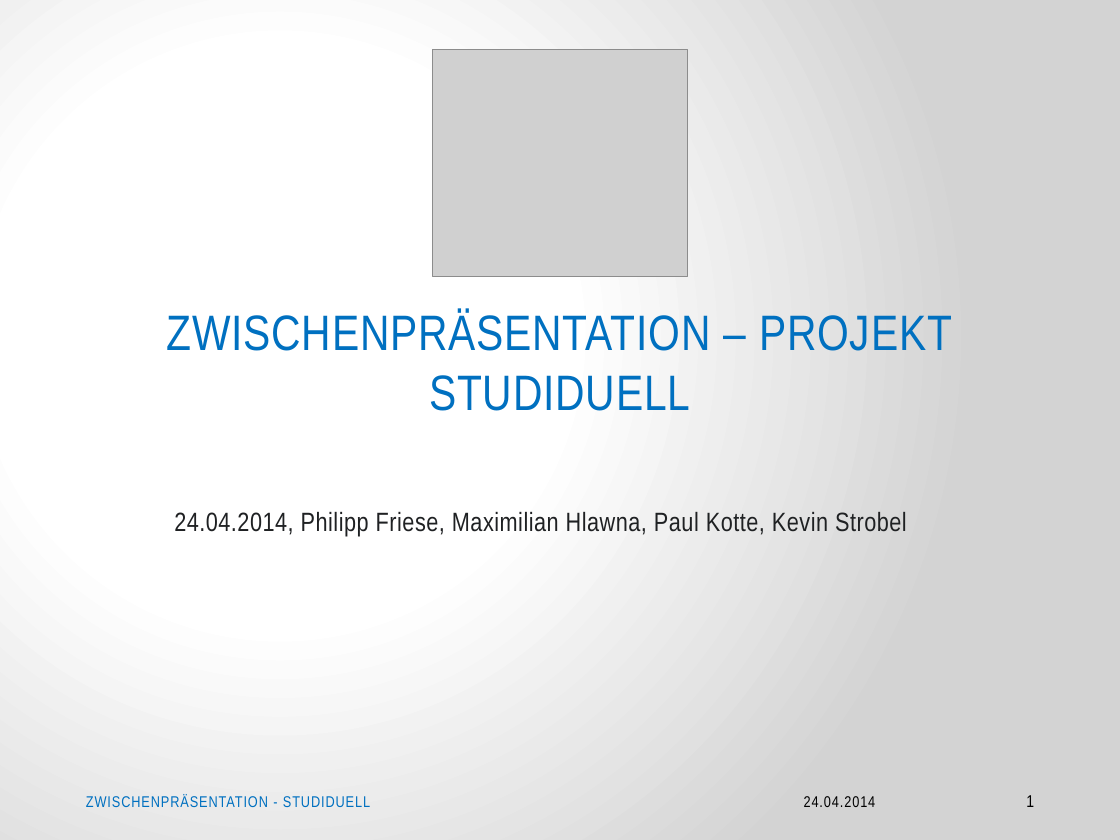
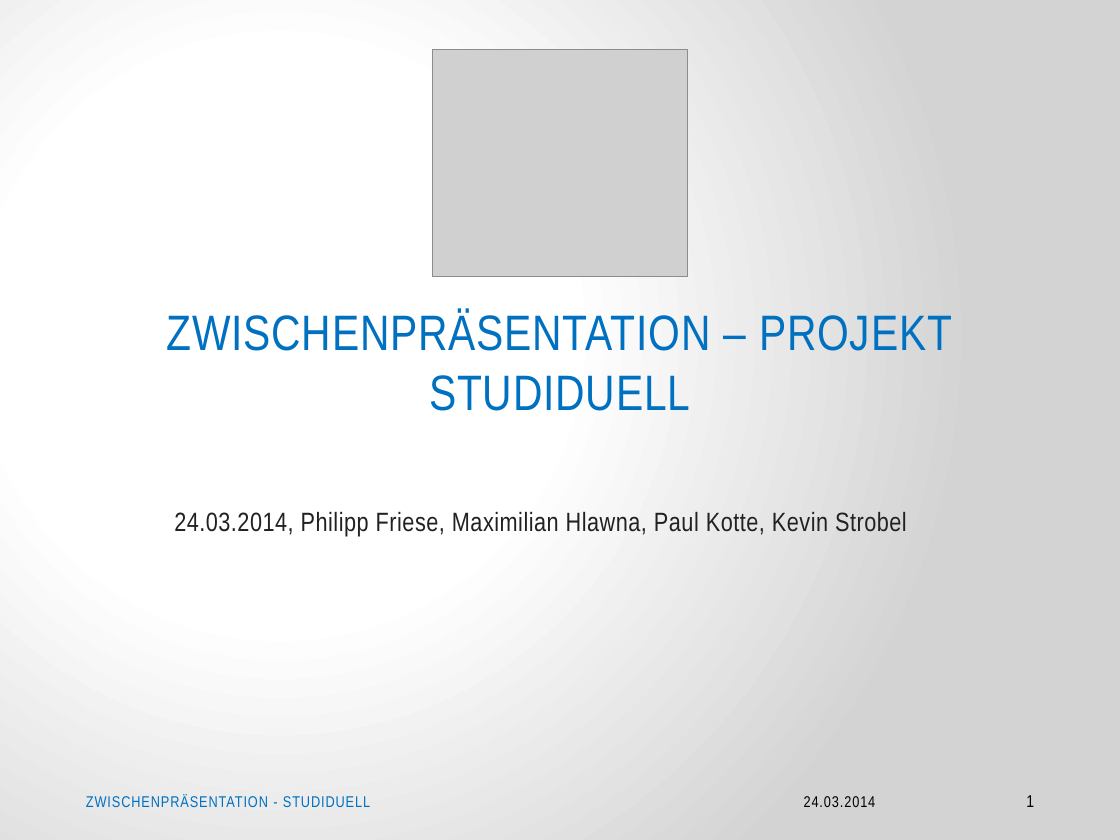
Before and after one commit to Jessi93/Quizduell, a slide deck: slide 1 of Documents/Zwischenpräsentation/Zwischenpräsentation – Projekt Studiduell.pptx. Drawn at 1120x840 pixels with LibreOffice and Linux fonts; fonts in the diff are those of the drawing; grey boxes stand for pictures; background and template pictures are left out. Boxes give left, top, right and bottom in pixels: in the first picture for what was removed or moved away, otherwise in the second. Text is boxed around its words. In the diff, an @@ line names an element or a change of style, - is before the commit and + after.

```diff
--- a/Documents/Zwischenpräsentation/Zwischenpräsentation – Projekt Studiduell.pptx
+++ b/Documents/Zwischenpräsentation/Zwischenpräsentation – Projekt Studiduell.pptx
@@ subtitle at (174,512,907,536): text changed @@
-24.04.2014, Philipp Friese, Maximilian Hlawna, Paul Kotte, Kevin Strobel
+24.03.2014, Philipp Friese, Maximilian Hlawna, Paul Kotte, Kevin Strobel
@@ text at (804,796,876,807): text changed @@
-24.04.2014
+24.03.2014
```
Also in this commit, not shown: 2 other slides changed.
